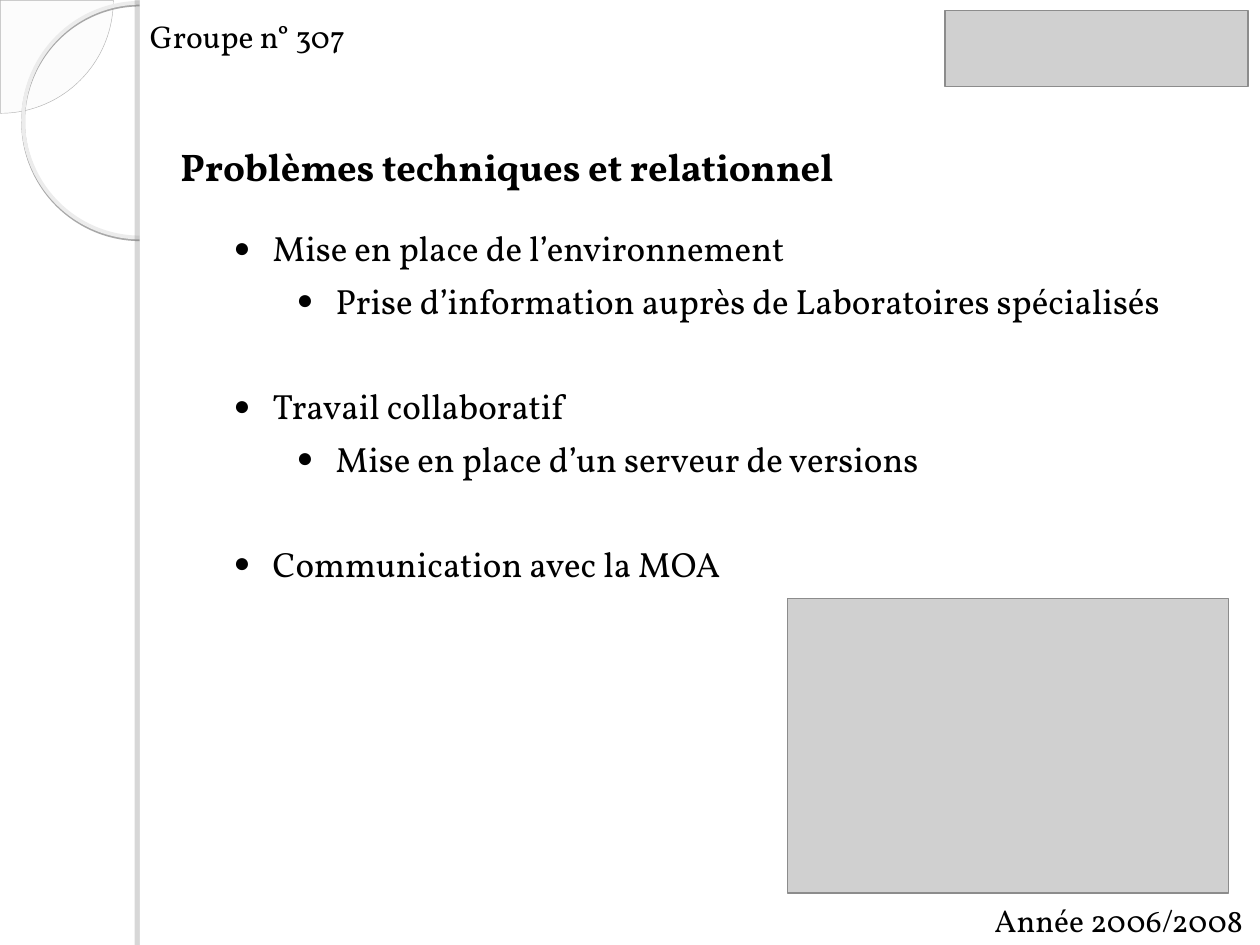
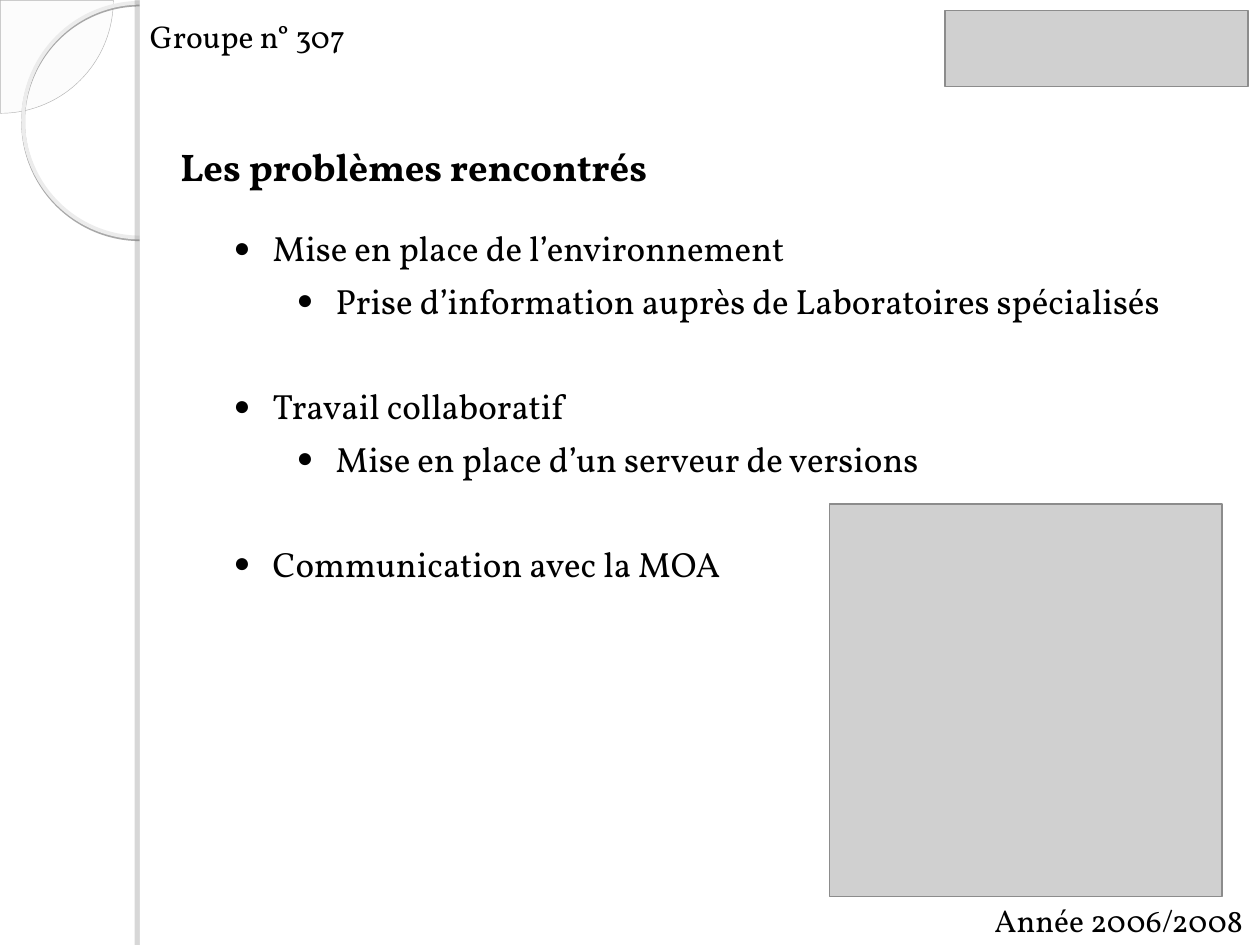
Before and after one commit to itsChris/abyss-project, a slide deck: slide 6 of ABYSS/doc/soutenance skar.ppt. Drawn at 1260x945 pixels with LibreOffice and Linux fonts; fonts in the diff are those of the drawing; grey boxes stand for pictures; background and template pictures are left out. Boxes give left, top, right and bottom in pixels: in the first picture for what was removed or moved away, otherwise in the second. Text is boxed around its words. In the diff, an @@ line names an element or a change of style, - is before the commit and + after.

```diff
--- a/ABYSS/doc/soutenance skar.ppt
+++ b/ABYSS/doc/soutenance skar.ppt
@@ text at box(180, 153, 647, 191): text changed @@
-Problèmes techniques et relationnel
+Les problèmes rencontrés
@@ picture: place and size @@
-picture at box(788, 598, 1228, 893)
+picture at box(829, 504, 1222, 897)
```
Also in this commit, not shown: 1 other slide changed, 3 slides removed.
